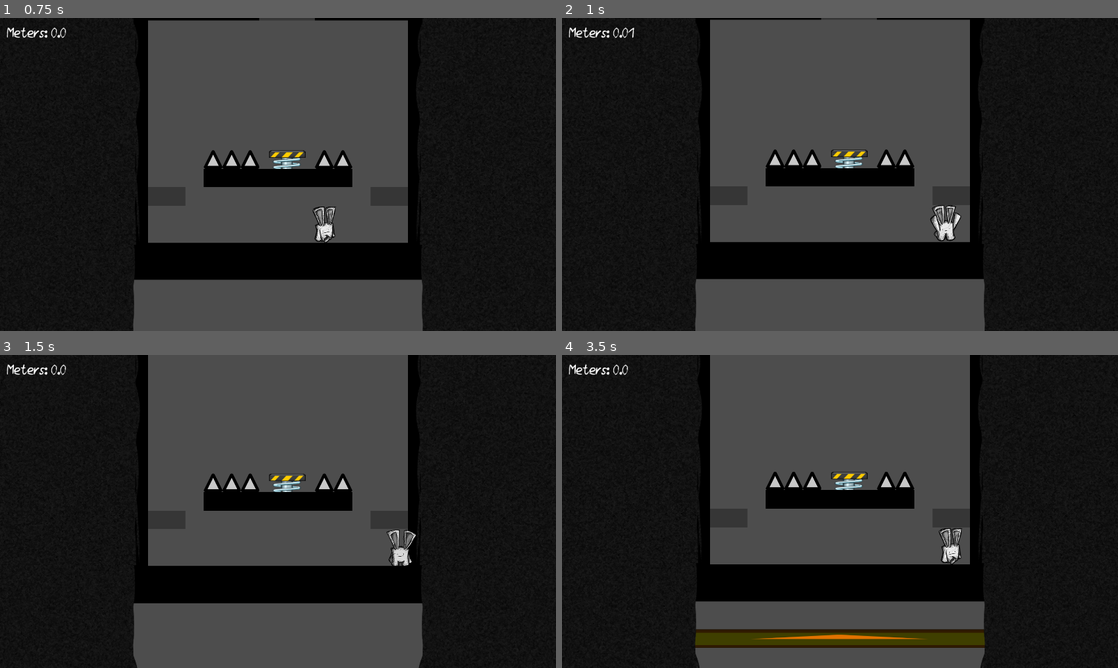
Above: before the commit, frames 1-4 (two rows, left to right).
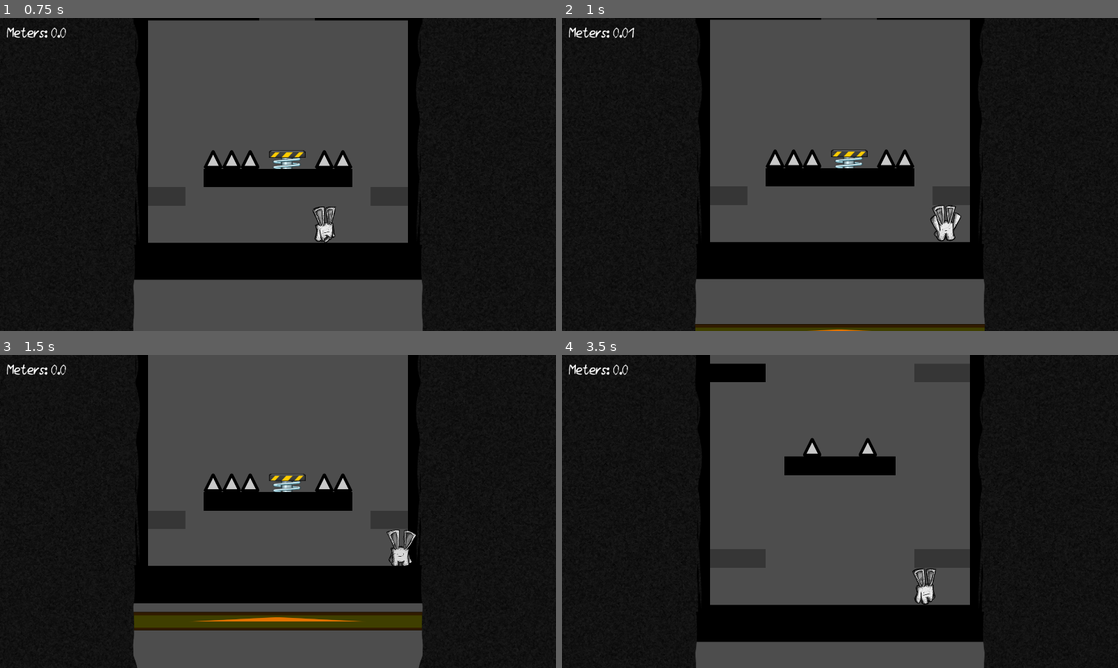
Above: after the commit, the same moments.

Repository: konducktor/run-from-gulmora
Game: Godot game, scene res://gameplay/gameplay.tscn
The game is run twice, just before and just after one commit, with the same random seed, the same clock (stepped at 60 frames per second) and the same inputs. The engine's default icon, where the game draws it, is replaced by a stand-in: a white triangle on a blue panel in a dark square.
Inputs (mouse positions are in pixels of both pictures, inside the frame that each line leads up to):
- Up to frame 1 (0.75 s): move the mouse to (400, 158) at 0.52 s; hold Right (movement_right) from 0.53 s (still down)
- Up to frame 2 (1 s): keep holding Right (movement_right); tap C (movement_jump) at 0.77 s
- Up to frame 3 (1.5 s): keep holding Right (movement_right); move the mouse to (166, 527) at 1.27 s
- Up to frame 4 (3.5 s): tap C (movement_jump) at 1.52, 3.02 s; move the mouse to (895, 442) at 2.02 s; release Right (movement_right) at 2.03 s; hold Left (movement_left) 2.03-2.78 s; move the mouse to (812, 574) at 2.77 s; hold Right (movement_right) from 2.78 s (still down)

Frame 1 is identical in both runs. In frame 2, 1.2% of the frame differs, in the area x 23-77%, y 97-100%; in frame 3, 3.1%; in frame 4, 17%, in the area x 24-76%, y 2-100%.

Commit message:
багфикс

Diff:
--- a/gameplay/gameplay.tscn
+++ b/gameplay/gameplay.tscn
@@ -61,10 +61,10 @@
 
 [node name="Monster" parent="." node_paths=PackedStringArray("PLAYER") instance=ExtResource("13_2qs7h")]
 position = Vector2(958, 1664)
-NORMAL_SPEED = 100.0
-SLOW_SPEED = 25.0
-FAST_SPEED = 600.0
-FAST_MIN_DISTANCE = 700.0
+NORMAL_SPEED = 250.0
+SLOW_SPEED = 50.0
+FAST_SPEED = 1000.0
+FAST_MIN_DISTANCE = 600.0
 PLAYER = NodePath("../Player")
 
 [node name="CanvasLayer" type="CanvasLayer" parent="."]
--- a/gameplay_elements/monster_slow_zone/monster_slow_zone.gd
+++ b/gameplay_elements/monster_slow_zone/monster_slow_zone.gd
@@ -2,8 +2,14 @@
 
 
 func _on_body_entered(body: Node2D) -> void:
+	if not body.is_in_group("Player"):
+		return
+
 	GlobalSignals.monster_slowed.emit()
 
 
 func _on_body_exited(body: Node2D) -> void:
+	if not body.is_in_group("Player"):
+		return
+
 	GlobalSignals.monster_normal.emit()
--- a/monster/monster.gd
+++ b/monster/monster.gd
@@ -22,6 +22,7 @@
 
 
 func _ready() -> void:
+
 	current_speed_state = SPEED_STATES.NORMAL
 	current_speed = NORMAL_SPEED
 
--- a/monster/monster.tscn
+++ b/monster/monster.tscn
@@ -6,9 +6,6 @@
 
 [node name="Monster" type="Node2D"]
 script = ExtResource("1_gsx7y")
-NORMAL_SPEED = 200.0
-SLOW_SPEED = 50.0
-ACCELERATION = 10.0
 
 [node name="Sprite2D" type="Sprite2D" parent="."]
 modulate = Color(0.885344, 0.448835, 1.92523e-07, 1)
